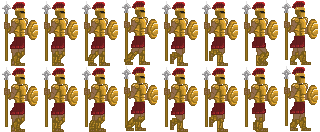
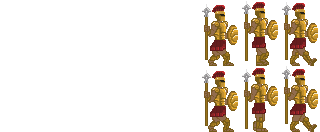
Layer changes from the first w=320, h=132 image to the second:
painted on "walk16" over (x1=285, y1=67, x2=318, y2=132)
painted on "walk15" over (x1=242, y1=67, x2=268, y2=131)
moved "walk8" above "walk7", painted on it over (x1=282, y1=0, x2=318, y2=66)
moved "walk7" above "Copy of walk8", painted on it over (x1=253, y1=19, x2=269, y2=65)
added layer "Copy of walk8" (1st of 2) above "Copy of walk8" over (x1=202, y1=4, x2=301, y2=66)
added layer "Copy of walk8" (2nd of 2) above "walk14" over (x1=202, y1=70, x2=238, y2=132)
hid "walk14" over (x1=202, y1=67, x2=238, y2=132)
hid "walk13" over (x1=162, y1=67, x2=198, y2=132)
hid "walk12" over (x1=122, y1=66, x2=158, y2=131)
hid "walk11" over (x1=82, y1=67, x2=118, y2=132)
hid "walk10" over (x1=42, y1=67, x2=78, y2=132)
hid "walk9" over (x1=2, y1=67, x2=38, y2=132)
hid "walk6" over (x1=202, y1=1, x2=238, y2=66)
hid "walk5" over (x1=162, y1=1, x2=198, y2=66)
hid "walk4" over (x1=122, y1=0, x2=158, y2=65)
hid "walk3" over (x1=82, y1=1, x2=118, y2=66)
hid "walk2" over (x1=42, y1=1, x2=78, y2=66)
hid "walk1" over (x1=2, y1=1, x2=38, y2=66)
